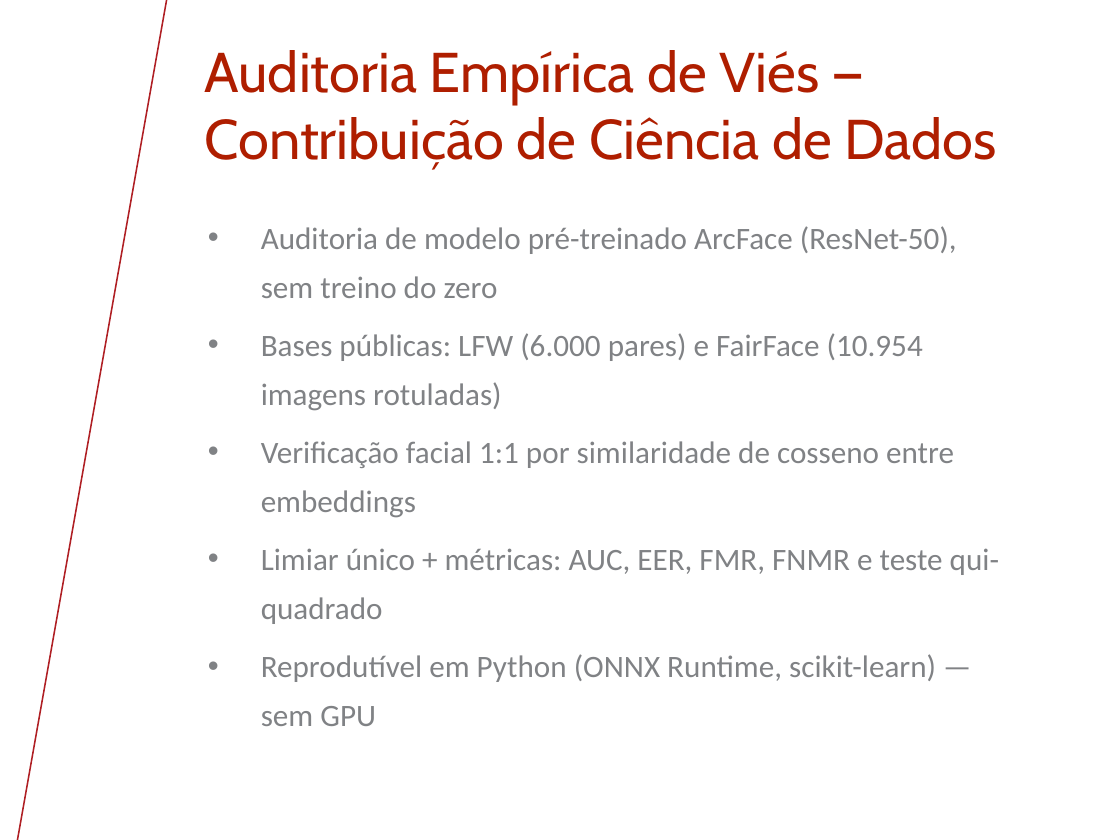
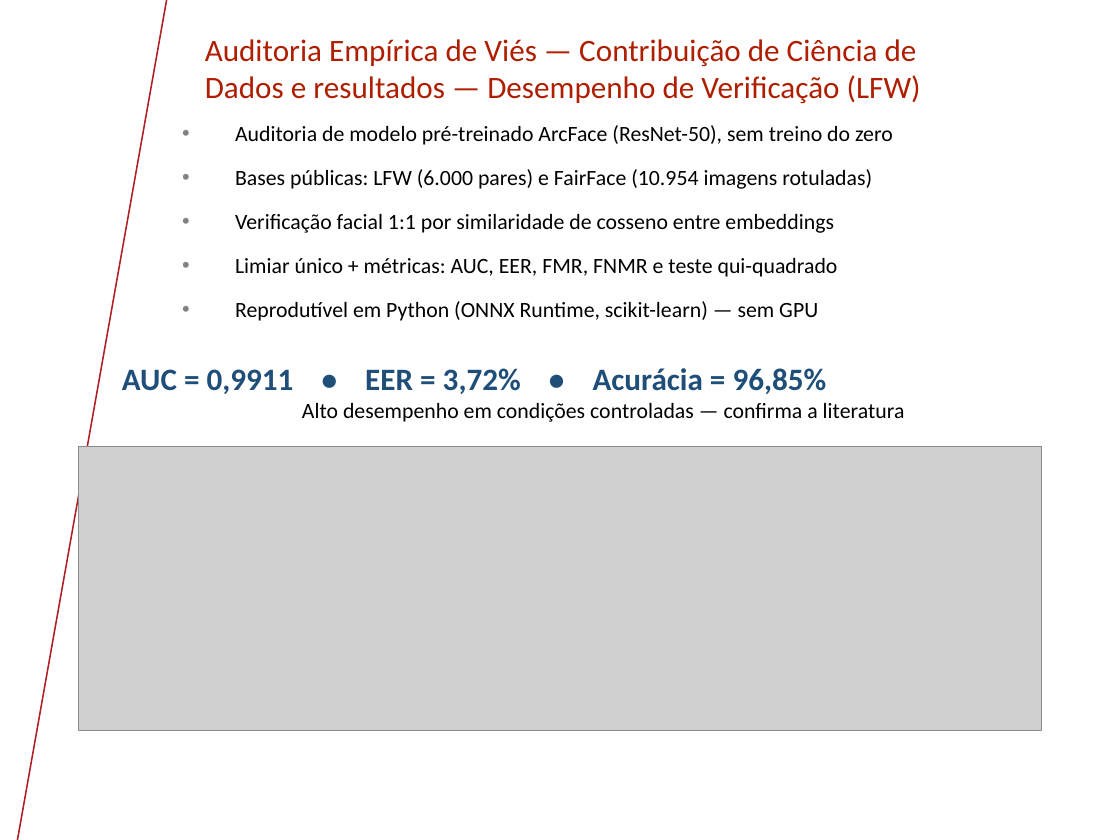
Before and after one commit to saxsoares/TCC-UNIVESP-2026, a slide deck: slide 15 of Apresentação TCC.pptx (slide 13 before the commit). Drawn at 1120x840 pixels with LibreOffice and Linux fonts; fonts in the diff are those of the drawing; grey boxes stand for pictures; background and template pictures are left out. Boxes give left, top, right and bottom in pixels: in the first picture for what was removed or moved away, otherwise in the second. Text is boxed around its words. In the diff, an @@ line names an element or a change of style, - is before the commit and + after.

```diff
--- a/Apresentação TCC.pptx
+++ b/Apresentação TCC.pptx
@@ title at [205, 39, 921, 104]: text changed; size 36 to 20 pt; font Cabin to Calibri @@
-Auditoria Empírica de Viés — Contribuição de Ciência de Dados
+Auditoria Empírica de Viés — Contribuição de Ciência de Dados e resultados — Desempenho de Verificação (LFW)
@@ text "Auditoria de modelo pré-treinado ArcFace ...": place and size @@
-text "Auditoria de modelo pré-treinado ArcFace ..." at [261, 226, 999, 726]
+text "Auditoria de modelo pré-treinado ArcFace ..." at [235, 125, 893, 321]
@@ text "Auditoria de modelo pré-treinado ArcFace ..." at [235, 125, 893, 321]: size 20 to 14 pt, text colour #808285 to #000000 @@
@@ text added at [122, 368, 905, 422], 14 pt, text #000000 @@
+AUC = 0,9911 • EER = 3,72% • Acurácia = 96,85%
+Alto desempenho em condições controladas — confirma a literatura
@@ picture added at [78, 447, 1042, 730] @@
```
Also in this commit, not shown: 17 other slides changed, 4 slides added, 3 slides removed, 2 other files.
